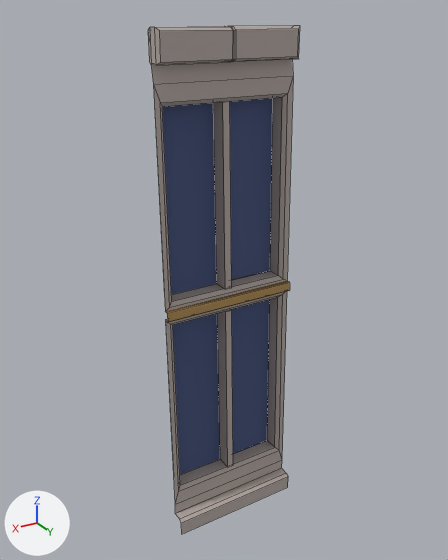
A saved change to the FBX model Museum of Pierre/Assets/Models/WallTallWindow.fbx.
The view is the same before and after, from a 50 mm lens placed at (0.0057, 0.0944, 0.0365), pointed at (-0.015, 0.0597, 0.0192). The lights are fixed; the arrows at lower left show +X, +Y and +Z. Mesh edges are drawn as thin lines. Where no turn or scale is listed for an object, it has been applied to the vertices.

The older version as bpy lines, for what is in view:
```python
me_mesh = bpy.data.meshes.new('Mesh')
me_mesh.from_pydata(...)  # 108 vertices, 86 faces; spans x -0.01..0.0, y -0.0011..0.0019, z 0.0..0.0358
# faces by material slot: [77, 5, 4]
me_mesh.materials.append(mat_wall)  # grey #b7aba5
me_mesh.materials.append(mat_brown)  # orange #b38e54
me_mesh.materials.append(mat_blue)  # blue #465482
# before: 40 (0.0, -0.0002, 0.0357) at pixel (147, 30), 42 (-0.0049, -0.0002, 0.0357), 43 (-0.005, -0.0002, 0.0357), 44 (-0.0051, -0.0002, 0.0357), 45 (-0.01, -0.0002, 0.0357)
# before: 47 (-0.0049, -0.0002, 0.034), 48 (-0.0002, -0.0002, 0.034), 49 (-0.005, -0.0002, 0.034), 50 (-0.0051, -0.0002, 0.034), 51 (-0.0098, -0.0002, 0.034)
# before: 84 (-0.0048, 0.0004, 0.0188) at pixel (225, 289), 85 (-0.0048, 0.0001, 0.0315) at pixel (222, 101), 86 (-0.0052, 0.0004, 0.0188) at pixel (231, 287), 87 (-0.0052, 0.0001, 0.0315) at pixel (229, 101), 88 (-0.0048, 0.0008, 0.0036) at pixel (227, 467)
# before: 89 (-0.0048, 0.0004, 0.0171) at pixel (225, 311), 90 (-0.0052, 0.0008, 0.0036) at pixel (233, 465), 91 (-0.0052, 0.0004, 0.0171) at pixel (231, 310)
ob_plain_wall_tall1 = bpy.data.objects.new('Plain_Wall_Tall1', me_mesh)
ob_plain_wall_tall1.location = (-0.01, 0.06, 0.0)
```
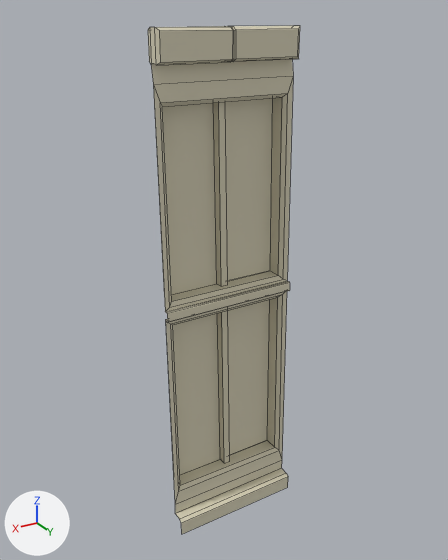
The newer file is also turned or shifted as a whole; pictures and numbers use the older file's frame.

What changed in the scene script:
```text
Add mat_enivronment_mat:
    mat_enivronment_mat = principled_material('Enivronment_MAT')
    mat_enivronment_mat.base_color = (0.71, 0.666, 0.501)  # light grey #dbd5bc
    mat_enivronment_mat.roughness = 0.749
Change me_mesh:
    used by ob_plain_wall_tall1; location = (-0.01, 0.06, 0.0)
    verts and faces of me_mesh; kept vertices keep their numbers, new ones are numbered from 108
    remove me_mesh.from_pydata(...)  # 108 vertices, 86 faces; spans x -0.01..0.0, y -0.0011..0.0019, z 0.0..0.0358
    add me_mesh.from_pydata(...)  # 103 vertices, 82 faces; spans x -0.01..0.0, y -0.0011..0.0019, z 0.0..0.0358
    me_mesh part 1
    add delete_vertices([*range(47, 52)])  # with the faces that use them
    add for i in [84, 86, 89, 91]: verts[i] += (0.0, -0.0005, 0.0)
    add for i in [85, 87, 88, 90]: verts[i] += (0.0, -0.0006, 0.0)
    me_mesh part 2: 73 faces spanning x -0.01..0.0, y -0.0011..0.0019, z 0.0..0.0358 switch from mat_wall (grey #b7aba5) to mat_enivronment_mat (light grey #dbd5bc)
    me_mesh part 3: 5 faces spanning x -0.01..0.0, y 0.0005..0.0009, z 0.0176..0.0184 switch from mat_brown (orange #b38e54) to mat_enivronment_mat (light grey #dbd5bc)
    me_mesh part 4: 4 faces spanning x -0.0094..-0.0006, y -0.0011..-0.0004, z 0.0035..0.0314 switch from mat_blue (blue #465482) to mat_enivronment_mat (light grey #dbd5bc)
```

What differs and where, as boxes (x1, y1, x2, y2) in the pictures (448 x 560 px):
part 1 of me_mesh, cut back
    before: (214, 101, 233, 467)
    after: (214, 102, 230, 463)
part 2 of me_mesh, recoloured
    both: (148, 26, 300, 534)
part 3 of me_mesh, recoloured
    both: (165, 281, 290, 323)
part 4 of me_mesh, recoloured (blue to grey)
    both: (162, 98, 273, 475)
